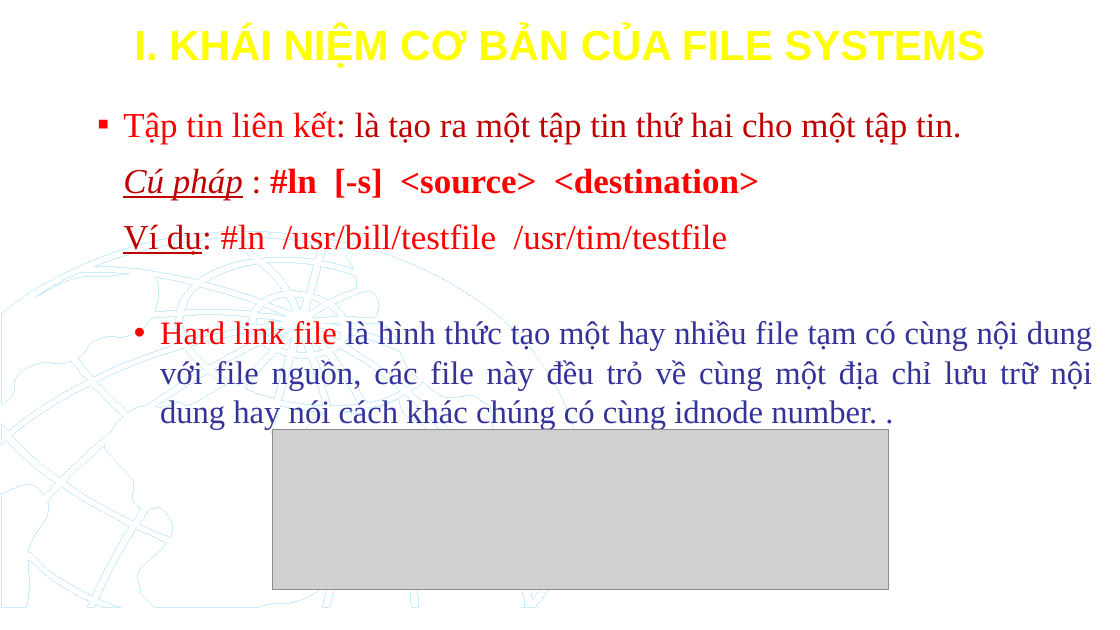
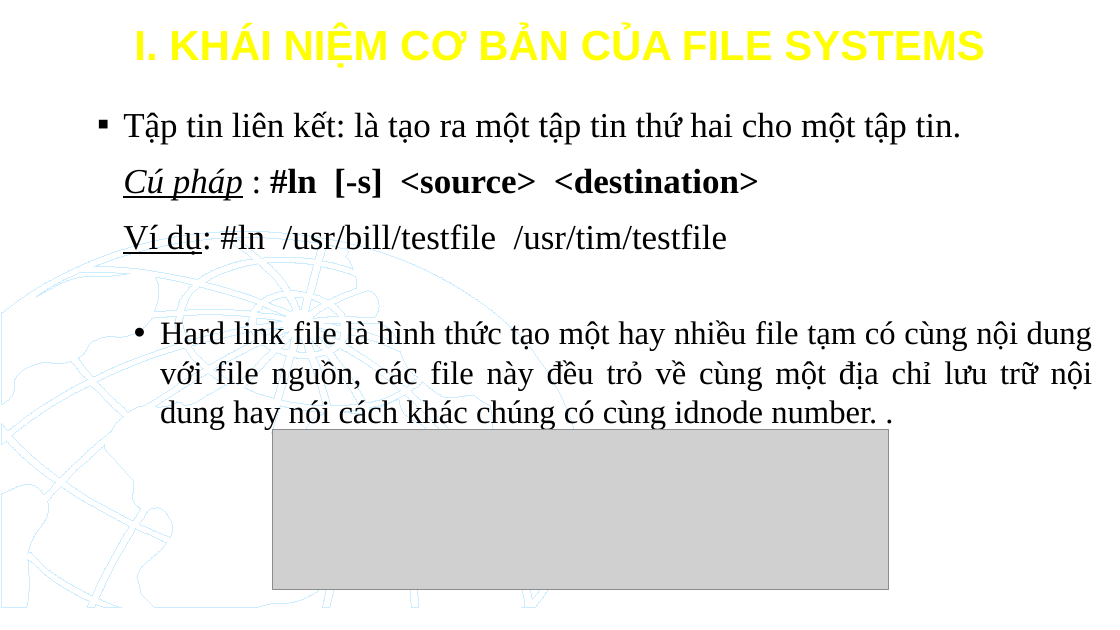
Before and after one commit to TikTzuki/SGU-Project, a slide deck: slide 10 of Open Source OS/CHƯƠNG 4.pptx. Drawn at 1120x630 pixels with LibreOffice and Linux fonts; fonts in the diff are those of the drawing; grey boxes stand for pictures; background and template pictures are left out. Boxes give left, top, right and bottom in pixels: in the first picture for what was removed or moved away, otherwise in the second. Text is boxed around its words. In the diff, an @@ line names an element or a change of style, - is before the commit and + after.

```diff
--- a/Open Source OS/CHƯƠNG 4.pptx
+++ b/Open Source OS/CHƯƠNG 4.pptx
@@ text "Tập tin liên kết: là ..." at box(123, 111, 1093, 429): text colour #FF0000 to #000000 in "Tập tin liên kết:", "#ln [-s] <source> <destination>", "#ln /usr/bill/testfile /usr/tim/testfile", "Hard link file"; text colour #C00000 to #000000 in "kết: là tạo ra một tập tin ...", "Cú pháp :", "Ví dụ:"; text colour #333399 to #000000 in "là hình thức tạo một hay nhiều ..." @@
```
Also in this commit, not shown: 38 other slides changed, 11 other files.
